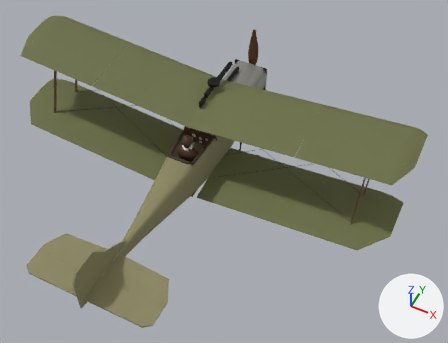
The glTF model public/models/se5a.glb, before and after one commit.
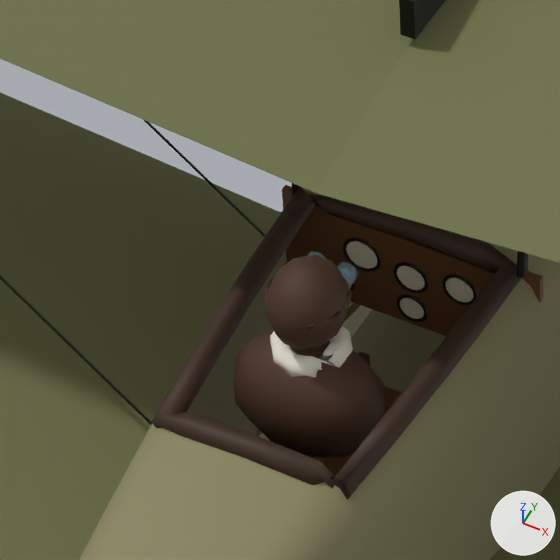
There are two pictures of each version: one whole from a camera (50 mm lens) standing at (4.32, -8.0, 9.06) and looking at (0.71, -0.77, 0.03), one close up on the part from 33% to 49% of the width and 30% to 51% of the height. Arrows for +X, +Y and +Z are at lower right; the lights stay in place. The first two pictures are the older version. Where no turn or scale is listed for an object, it has been applied to the vertices. Vertices at exactly the same position are counted once.

The older version as bpy lines, for what is in view:
```python
ob_coaming = bpy.data.objects.new('Coaming', me_coaming)
ob_coaming.location = (0.0, 0.0, 0.0)
ob_cockpitinterior = bpy.data.objects.new('CockpitInterior', me_cockpitinterior)
ob_cockpitinterior.location = (0.0, 0.0, 0.0)
ob_gauge_compass = bpy.data.objects.new('Gauge_Compass', me_gauge_compass)
ob_gauge_compass.location = (0.0, -0.402, 0.184)
ob_pilot_figure = bpy.data.objects.new('Pilot_Figure', me_pilot_figure)
ob_pilot_figure.location = (0.0, 0.0, 0.0)
ob_wing_upper_r = bpy.data.objects.new('Wing_Upper_R', me_wing_upper_r)
ob_wing_upper_r.location = (0.0, 0.0, 0.0)
# also in view: 'Wing_Lower_R' at (2.21, -0.53, -0.2); 'Guns' at (-0.04, 0.64, 0.88); 'Fuselage' at (0.0, -1.0, 0.0); 'Wires' at (0.0, -0.2, 0.49); 'Wing_Upper_L' at (-2.03, -0.08, 1.2)
```
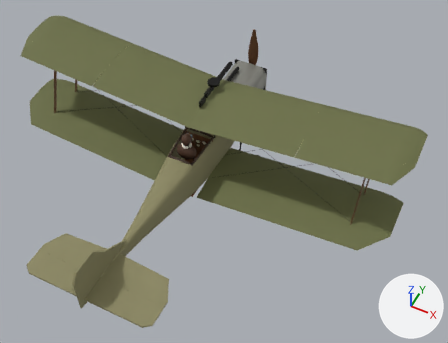
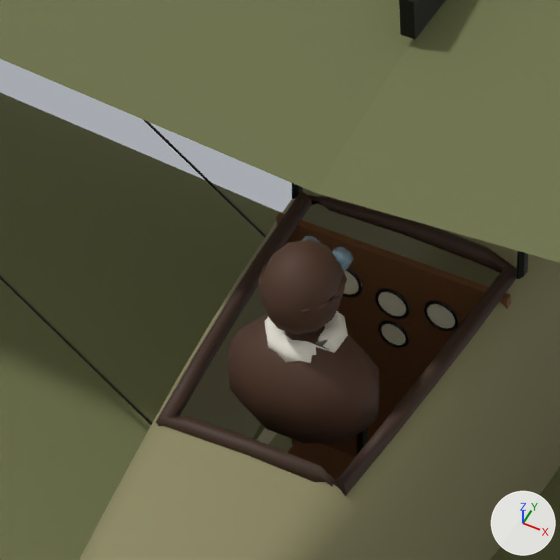
What the commit changed:
me_cockpitinterior is used by ob_cockpitinterior; location (0.0, 0.0, 0.0).
me_cockpitinterior had 62 vertices, 96 faces and spanned x -0.367..0.367, y -1.339..-0.239, z -0.362..0.444.
me_cockpitinterior now has 62 vertices, 96 faces and spans x -0.327..0.327, y -1.339..-0.239, z -0.388..0.451.
me_cockpitinterior part 1: the loose piece of 8 vertices spanning x -0.367..0.367, y -0.399..-0.379, z 0.124..0.444 is scaled about its middle by (0.892, 1, 2.62), then moved by (0.0, -0.1, -0.253).
me_coaming is used by ob_coaming; location (0.0, 0.0, 0.0).
me_coaming had 96 vertices, 192 faces and spanned x -0.326..0.326, y -1.244..-0.374, z 0.381..0.514.
me_coaming now has 96 vertices, 192 faces and spans x -0.316..0.316, y -1.233..-0.385, z 0.391..0.504.
me_coaming part 2: 96 of 96 vertices moved; they spanned x -0.326..0.326, y -1.244..-0.374, z 0.381..0.514 and now span x -0.316..0.316, y -1.233..-0.385, z 0.391..0.504; mean shift (0.0, 0.0, 0.0).
me_pilot_figure is used by ob_pilot_figure; location (0.0, 0.0, 0.0).
me_pilot_figure had 304 vertices, 588 faces and spanned x -0.205..0.205, y -1.059..-0.779, z 0.197..0.787.
me_pilot_figure now has 304 vertices, 588 faces and spans x -0.205..0.205, y -1.079..-0.799, z 0.267..0.857.
me_pilot_figure part 3: the whole mesh is moved by (0.0, -0.02, 0.07).
Object 'Gauge_Compass' (ob_gauge_compass) moves from (0.0, -0.402, 0.184) to (0.0, -0.502, 0.181).

Where the change shows, as pixel boxes [x1, y1, x2, y2] in the close-ups (560 x 560 px; the box of a moved part takes in the faces that stretch with it):
'Pilot_Figure', moved
    before: [234, 251, 384, 457]
    after: [228, 236, 380, 443]
'Coaming', reshaped
    before: [151, 188, 521, 500]
    after: [156, 191, 517, 496]
'CockpitInterior', reshaped
    before: [282, 185, 544, 475]
    after: [276, 212, 511, 480]
'Gauge_Compass', moved
    before: [400, 298, 424, 319]
    after: [381, 324, 406, 345]
part 1 of me_cockpitinterior, moved or reshaped
    before: [282, 185, 544, 336]
    after: [276, 212, 511, 457]
